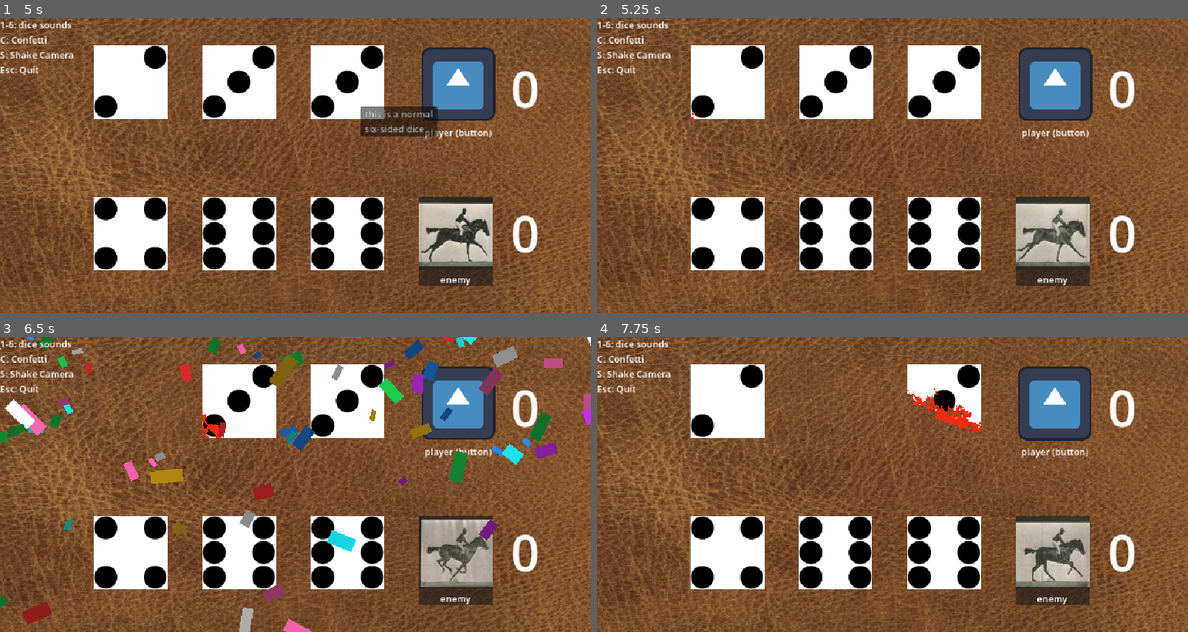
Above: before the commit, frames 1-4 (two rows, left to right).
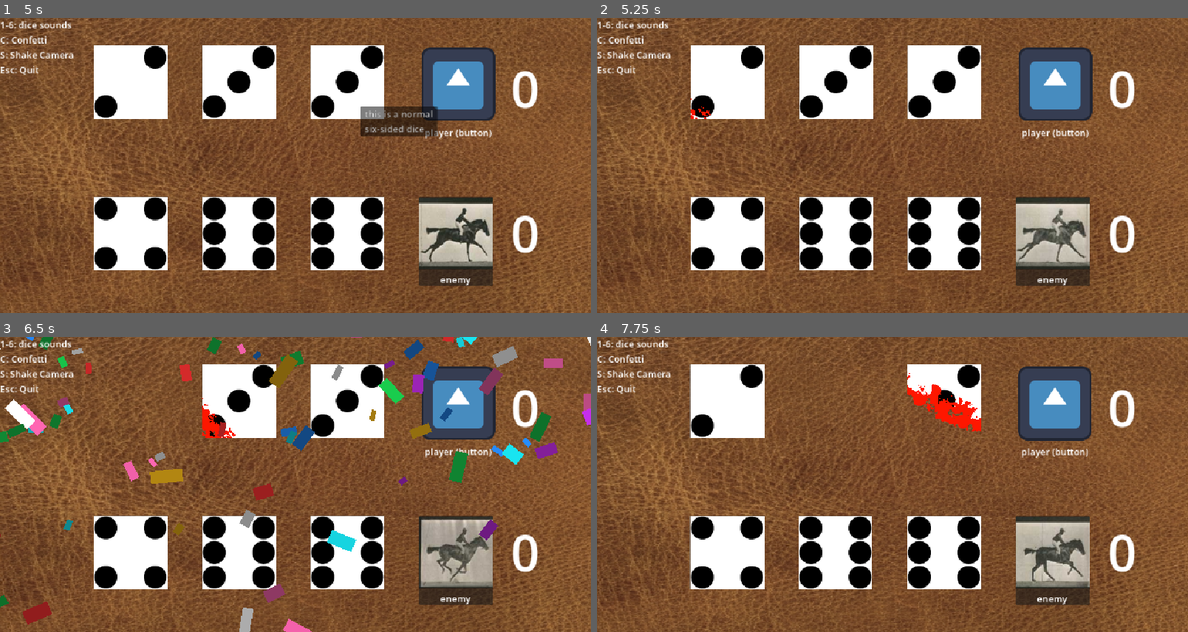
Above: after the commit, the same moments.

Repository: Alessandr-0/dice_game_demo
Game: Godot game, scene res://scenes/root.tscn
Same seed, same stepped clock (60 frames per second), same inputs: the game is played once before the commit and once after it. The engine's default icon, where the game draws it, is replaced by a stand-in: a white triangle on a blue panel in a dark square.
Inputs (mouse positions are in pixels of both pictures, inside the frame that each line leads up to):
- Up to frame 1 (5 s): click (460, 82) at 0.5 s; click (460, 82) at 1.25 s; click (460, 82) at 2 s; move the mouse to (425, 150) at 2.77 s; tap 1 (test_01) at 2.85 s; move the mouse to (177, 180) at 3.52 s; tap 2 (test_02) at 3.6 s; move the mouse to (354, 100) at 4.27 s; tap 3 (test_03) at 4.35 s
- Up to frame 2 (5.25 s): move the mouse to (862, 224) at 5.02 s; tap 4 (test_04) at 5.1 s
- Up to frame 3 (6.5 s): move the mouse to (472, 528) at 5.77 s; tap C (test_c) at 5.85 s
- Up to frame 4 (7.75 s): move the mouse to (715, 440) at 6.52 s; tap D (test_d) at 6.6 s; move the mouse to (922, 484) at 7.27 s; tap S (test_s) at 7.35 s

Frame 1 is identical in both runs. In frame 2, less than 0.1% of the frame differs, in the area x 15-20%, y 27-35%; in frame 3, 0.1%; in frame 4, 0.4%, in the area x 52-65%, y 12-31%.

Commit message:
Small changes
minor refactor

Diff:
--- a/dicedemo/scenes/d_6.tscn
+++ b/dicedemo/scenes/d_6.tscn
@@ -46,9 +46,9 @@
 shader_parameter/progress = 0.365
 shader_parameter/noiseForce = 0.315
 shader_parameter/noiseTexture = SubResource("NoiseTexture2D_jvp81")
-shader_parameter/burnColor = Color(0.94, 0.16779, 0.065799996, 0.72156864)
-shader_parameter/borderWidth = 0.11
-shader_parameter/direction = -180.0
+shader_parameter/burnColor = Color(0.99565375, 0.088915154, 3.848781e-07, 1)
+shader_parameter/borderWidth = 0.2
+shader_parameter/direction = 180.0
 
 [sub_resource type="ViewportTexture" id="ViewportTexture_ejwej"]
 viewport_path = NodePath("SubViewport")
--- a/dicedemo/scripts/audio_manager.gd
+++ b/dicedemo/scripts/audio_manager.gd
@@ -1,4 +1,5 @@
 extends Node
+
 
 @export var button_presses: AudioStreamPlayer2D
 @export var dice_shaking: AudioStreamPlayer2D
--- a/dicedemo/scripts/dice_roll.gd
+++ b/dicedemo/scripts/dice_roll.gd
@@ -19,8 +19,8 @@
 
 func _ready() -> void:
 	dice_mat = color_rect.material as ShaderMaterial
-	fire_mat = sprite_2d.material as Material
-	fire_mat = fire_mat.duplicate()
+	#fire_mat = sprite_2d.material as Material
+	#fire_mat = fire_mat.duplicate()
 	fire_mat = sprite_2d.material as ShaderMaterial
 	fire_progress = -2.0
 	dice_scale = self.scale
--- a/dicedemo/scripts/game_master.gd
+++ b/dicedemo/scripts/game_master.gd
@@ -12,6 +12,7 @@
 @export var player_score_label: Label
 @export var enemy_score_label: Label
 @export var my_sound_delay: float = 0.3
+
 
 var dice_can_be_rolled: bool
 var background_scale: Vector2
--- a/dicedemo/scripts/play_tester.gd
+++ b/dicedemo/scripts/play_tester.gd
@@ -1,6 +1,4 @@
 extends Control
-
-
 
 ## TESTING: Use keyboard input only for playtesting and debugging
 func _input(_event: InputEvent) -> void:
